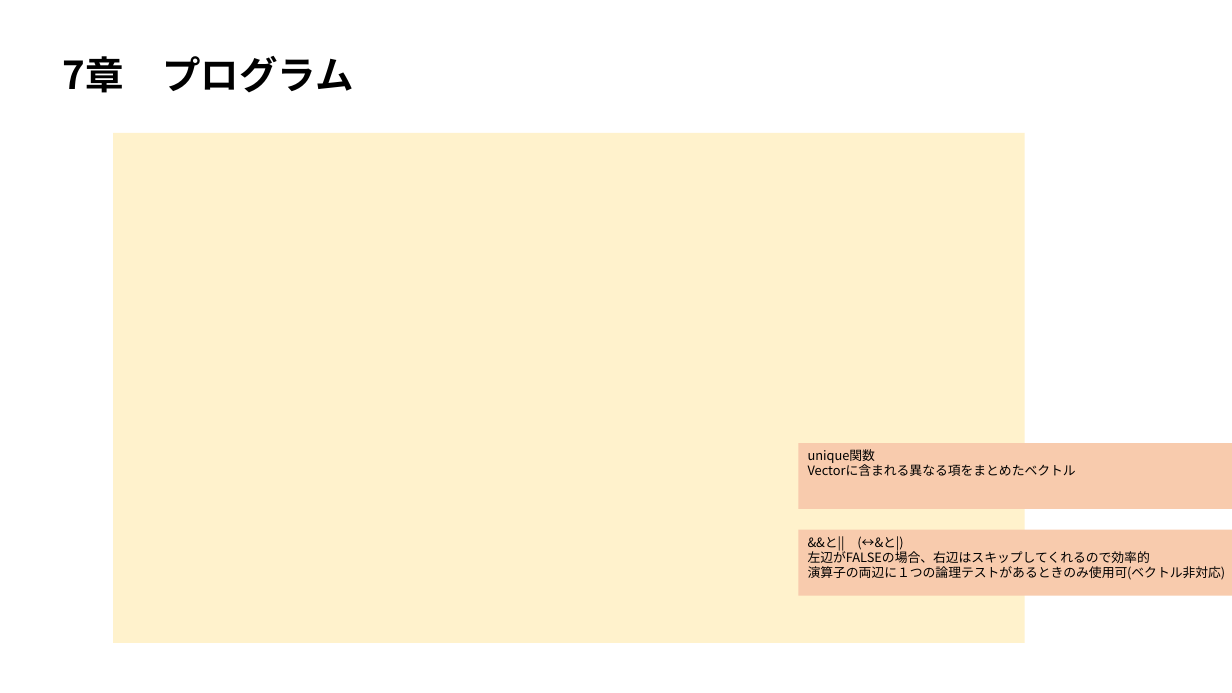
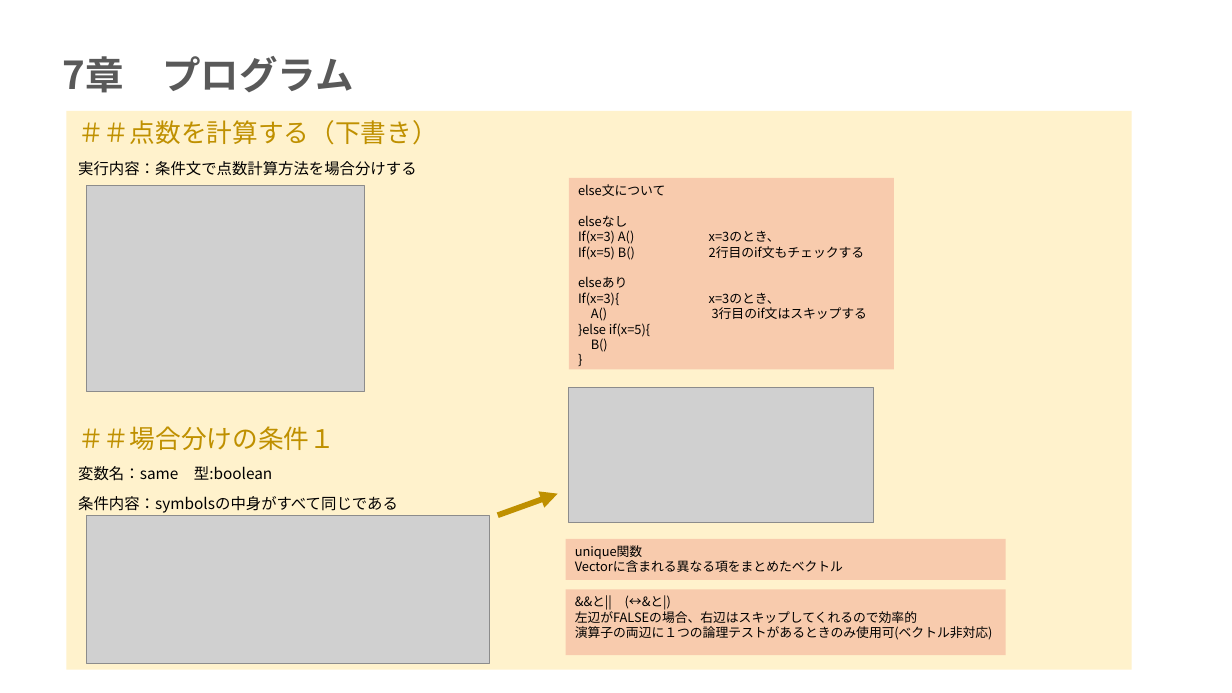
Before and after one commit to mei-517/r-practice-part3, a slide deck: slide 4 of 永井芽衣_Rpart3.pptx (slide 2 before the commit). Drawn at 1232x693 pixels with LibreOffice and Linux fonts; fonts in the diff are those of the drawing; grey boxes stand for pictures. Boxes give left, top, right and bottom in pixels: in the first picture for what was removed or moved away, otherwise in the second. Text is boxed around its words. In the diff, an @@ line names an element or a change of style, - is before the commit and + after.

Commit message:
Add p141~143 ppt

```diff
--- a/永井芽衣_Rpart3.pptx
+++ b/永井芽衣_Rpart3.pptx
@@ title "7章 プログラム" at bbox=[63, 56, 353, 93]: text colour #000000 to #595959 @@
@@ rectangle: place and size @@
-rectangle at bbox=[114, 133, 1025, 643]
+rectangle at bbox=[67, 111, 1132, 670]
@@ subtitle added at bbox=[78, 120, 438, 513], 12 pt, text #000000 @@
+＃＃点数を計算する（下書き）
+実行内容：条件文で点数計算方法を場合分けする
+＃＃場合分けの条件１
+変数名：same 型:boolean
+条件内容：symbolsの中身がすべて同じである
@@ rectangle added at bbox=[569, 178, 895, 370], fill #F8CBAD, 10 pt, text #000000 @@
+else文について
+elseなし
+If(x=3) A() x=3のとき、
+If(x=5) B() 2行目のif文もチェックする
+elseあり
+If(x=3){ x=3のとき、
+A() 3行目のif文はスキップする
+}else if(x=5){
+B()
+}
@@ picture added at bbox=[86, 186, 364, 392] @@
@@ picture added at bbox=[569, 387, 874, 523] @@
@@ arrow added from (498, 516) to (558, 494), #BF9000 4.5 pt @@
@@ picture added at bbox=[86, 516, 490, 664] @@
@@ rectangle "unique関数": place and size @@
-rectangle "unique関数" at bbox=[799, 443, 1232, 508]
+rectangle "unique関数" at bbox=[566, 539, 1006, 579]
@@ rectangle "&&と|| (↔&と|)": place and size @@
-rectangle "&&と|| (↔&と|)" at bbox=[799, 530, 1232, 595]
+rectangle "&&と|| (↔&と|)" at bbox=[566, 590, 1006, 655]
```
Also in this commit, not shown: 1 other slide changed, 3 slides added, 1 other file.
